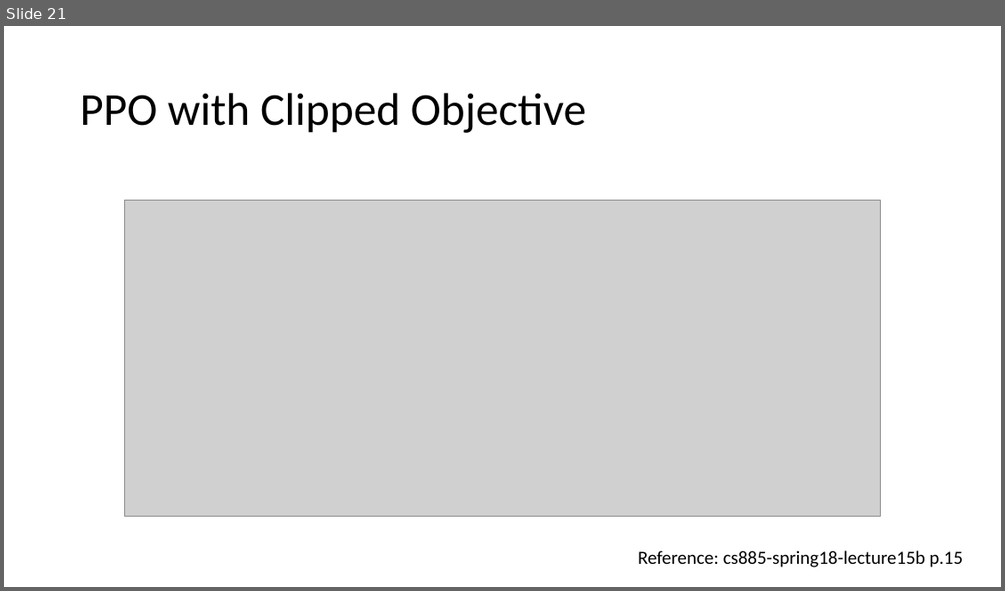
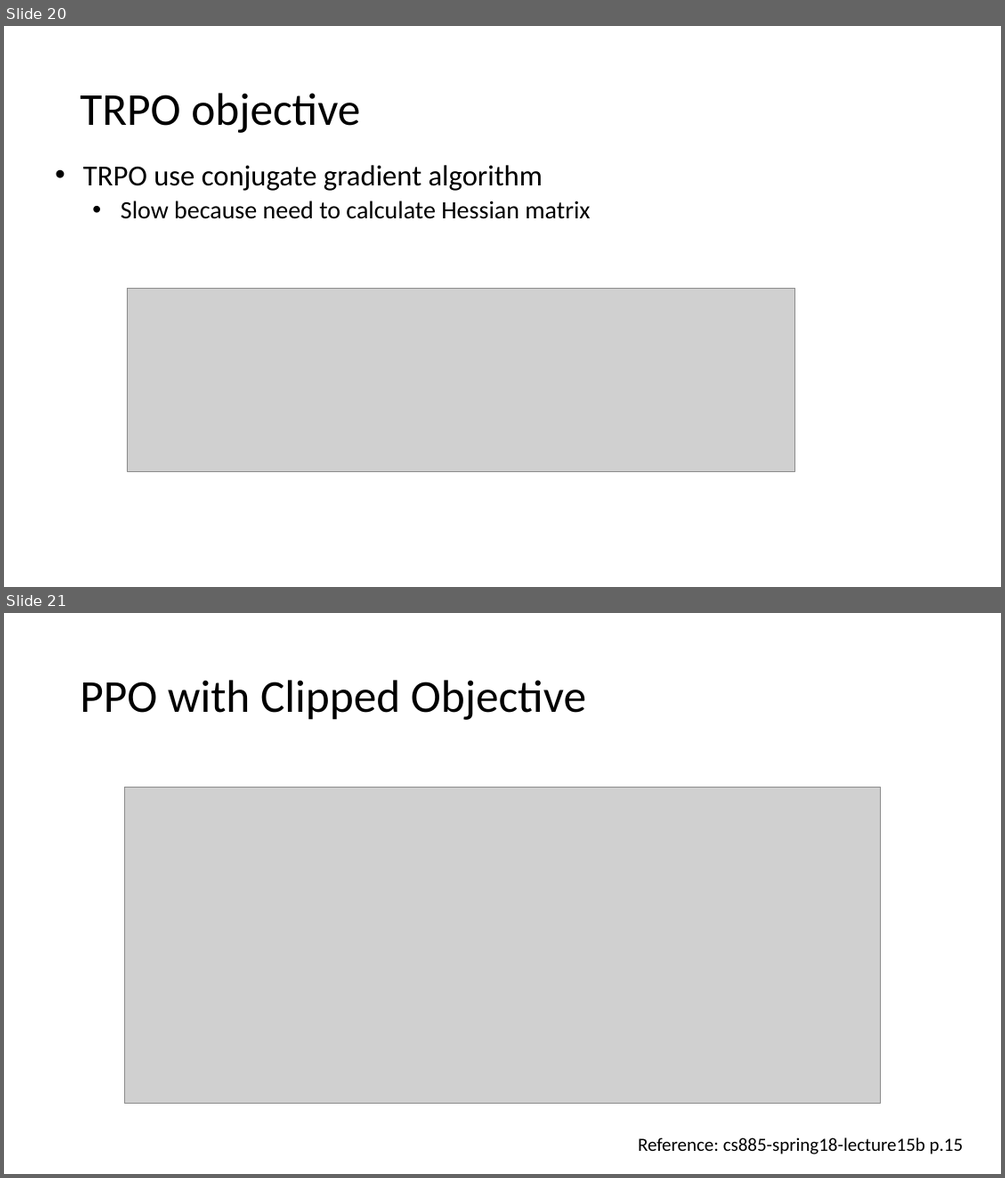
Before and after one commit to nthu-datalab/ml, a slide deck: labs/15_Deep-Reinforcement-Learning/Flappy_Bird_Frame-Based_Policy_Gradient.pptx. Shown one above the other, each under a label of ours: slide 21 before the commit, slides 20 and 21 after it. The pictures are 1005x591 and 1005x1178 pixels, drawn with LibreOffice and Linux fonts; fonts in the diff are those of the drawing; grey boxes stand for pictures. Boxes give left, top, right and bottom in pixels: in the first picture for what was removed or moved away, otherwise in the second. Text is boxed around its words. In the diff, an @@ line names an element or a change of style, - is before the commit and + after.

```diff
--- a/labs/15_Deep-Reinforcement-Learning/Flappy_Bird_Frame-Based_Policy_Gradient.pptx
+++ b/labs/15_Deep-Reinforcement-Learning/Flappy_Bird_Frame-Based_Policy_Gradient.pptx
@@ slide 20 added at <box>4,26,1001,587</box>, background #FFFFFF @@
@@ title added at <box>80,93,360,133</box>, 44 pt, text #000000 @@
+TRPO objective
@@ text added at <box>83,165,590,219</box>, 24 pt, text #000000 @@
+• TRPO use conjugate gradient algorithm
+  • Slow because need to calculate Hessian matrix
@@ picture added at <box>127,288,794,471</box> @@
```
Also in this commit, not shown: 1 slide changed, 1 slide removed, 1 other file.
